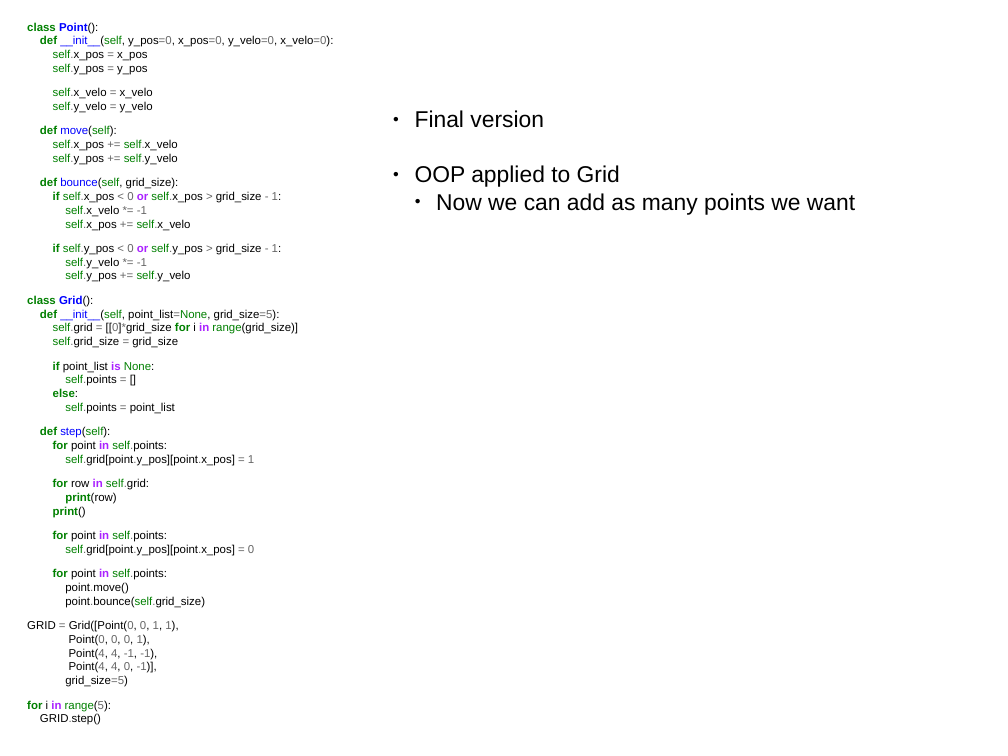
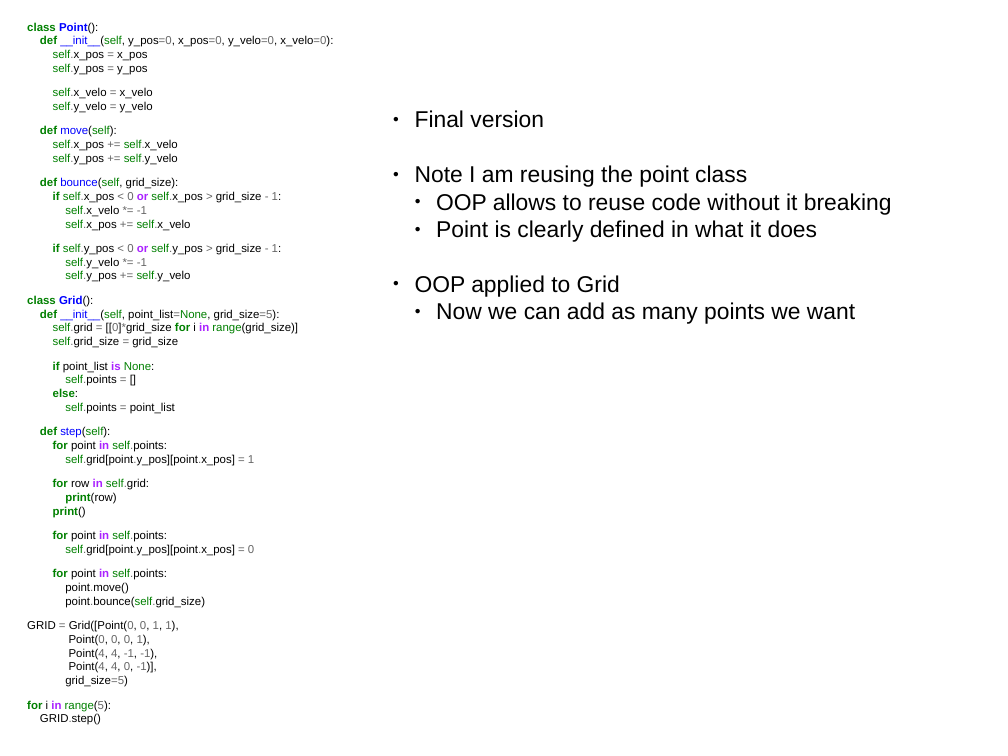
Before and after one commit to f0lie/refactoring_example, a slide deck: slide 18 of safe_code_pt2.odp (slide 17 before the commit). Drawn at 1008x756 pixels with LibreOffice and Linux fonts; fonts in the diff are those of the drawing. Boxes give left, top, right and bottom in pixels: in the first picture for what was removed or moved away, otherwise in the second. Text is boxed around its words. In the diff, an @@ line names an element or a change of style, - is before the commit and + after.

```diff
--- a/safe_code_pt2.odp
+++ b/safe_code_pt2.odp
@@ text at <box>415,165,892,242</box>: paragraphs added @@
+● Note I am reusing the point class
+  ● OOP allows to reuse code without it breaking
+  ● Point is clearly defined in what it does
```
Also in this commit, not shown: 2 other slides changed, 1 slide added, 4 other files.
